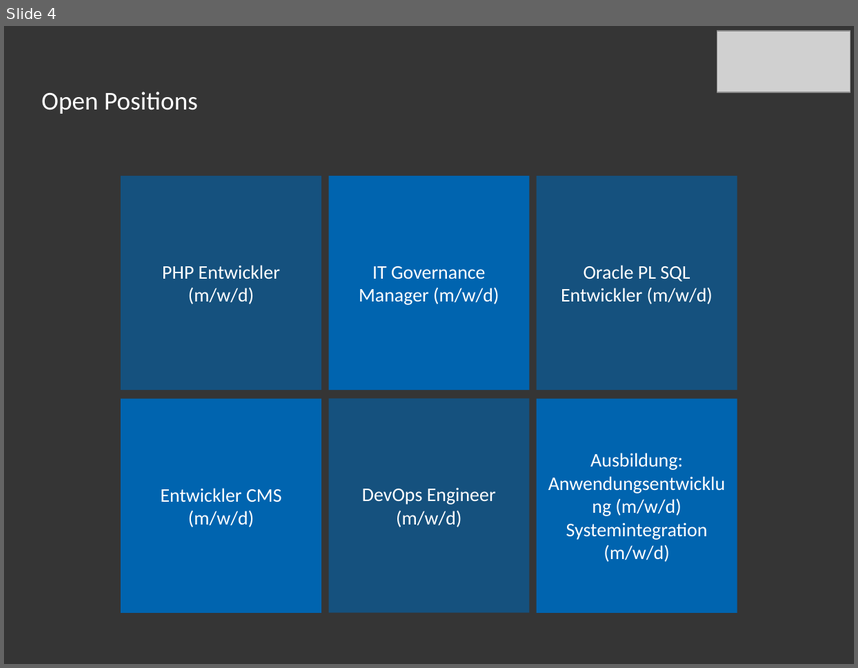
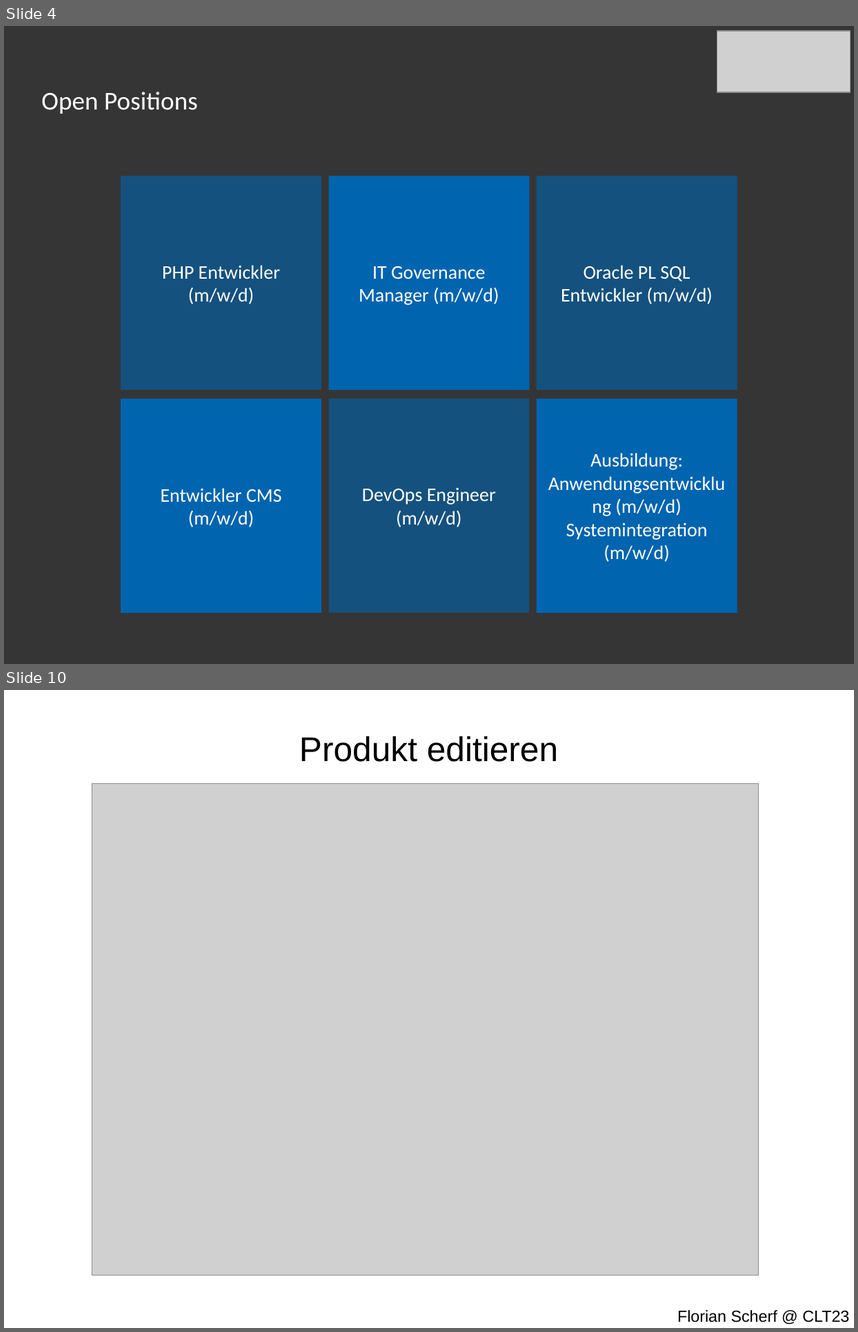
Before and after one commit to lona-web-org/presentations, a slide deck: clt23/slides.odp. Shown one above the other, each under a label of ours: slide 4 before the commit, slides 4 and 10 after it; the slides between them are not shown. The pictures are 858x668 and 858x1332 pixels, drawn with LibreOffice and Linux fonts; fonts in the diff are those of the drawing; grey boxes stand for pictures. Boxes give left, top, right and bottom in pixels: in the first picture for what was removed or moved away, otherwise in the second. Text is boxed around its words. In the diff, an @@ line names an element or a change of style, - is before the commit and + after.

```diff
--- a/clt23/slides.odp
+++ b/clt23/slides.odp
@@ slide 10 added at (4, 690, 854, 1328), background #FFFFFF @@
@@ title added at (299, 736, 558, 762), 32 pt, text #000000 @@
+Produkt editieren
@@ picture added at (92, 783, 759, 1274) @@
@@ text added at (677, 1310, 849, 1322), 15 pt, text #000000 @@
+Florian Scherf @ CLT23
```
Also in this commit, not shown: 6 slides changed, 17 other slides added, 1 slide removed, 27 other files.
